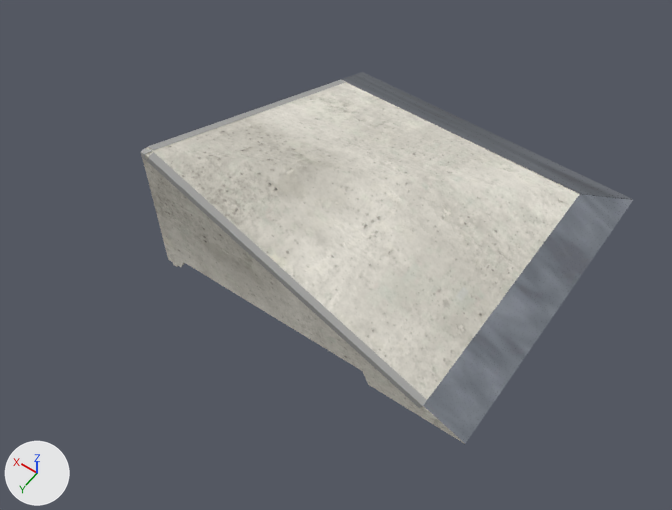
What one commit did to the glTF model public/katalog/modelle/hip-75.gltf.
Both versions are drawn from a camera (50 mm lens) standing at (-1.41, 2.55, 3.5) and looking at (0.14, 0.38, 0.09). Every picture has the same lights, and +X, +Y and +Z are marked at lower left. The older version comes first. Vertices at exactly the same position are counted once.

Objects in the first picture: 'SK0849_HIP-75.001'.
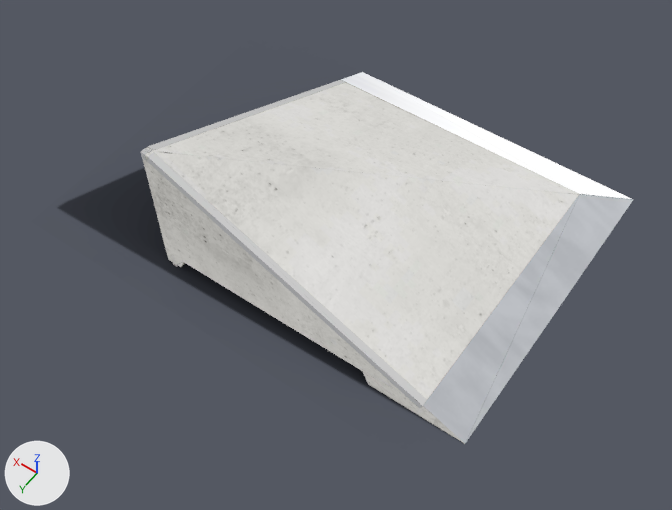
Patch to the scene script:
```diff
--- a/public/katalog/modelle/hip-75.gltf.py
+++ b/public/katalog/modelle/hip-75.gltf.py
@@ img_hip_75_licht @@
+img_hip_75_licht = load_image('hip-75_licht', 'texturen/hip-75_licht.jpg', 2048, 2048, 'sRGB')
@@ img_hip_75_schatten @@
+img_hip_75_schatten = load_image('hip-75_schatten', 'texturen/hip-75_schatten.png', 393, 311, 'sRGB')
@@ mat_kantenwinkel_web_009 @@
+mat_kantenwinkel_web_009 = bpy.data.materials.new('Kantenwinkel_web.009')
+# uses the picture img_hip_75_licht
@@ mat_stahl_web_021 @@
+mat_stahl_web_021 = bpy.data.materials.new('Stahl_web.021')
+# uses the picture img_hip_75_licht
@@ mat_beton_web_030 @@
+mat_beton_web_030 = bpy.data.materials.new('Beton_web.030')
+# uses the picture img_hip_75_licht
@@ mat_schatten_028 @@
+mat_schatten_028 = bpy.data.materials.new('Schatten.028')
+# uses the picture img_hip_75_schatten
@@ me_sk0849_hip_75_001 @@
 me_sk0849_hip_75_001.from_pydata(...)  # 103 vertices, 139 faces; spans x -0.82..0.82, y -0.82..0.82, z 0.0..0.73
 # used by ob_sk0849_hip_75_001; location = (0.0, 0.0, 0.0)
+# me_sk0849_hip_75_001 part 1: 111 faces spanning x -0.82..0.82, y -0.82..0.82, z 0.0..0.73 switch from mat_beton_web_062 to mat_beton_web_030
+# me_sk0849_hip_75_001 part 2: 12 faces spanning x -0.82..0.82, y -0.82..0.82, z 0.0..0.1 switch from mat_stahl_web_050 to mat_stahl_web_021
+# me_sk0849_hip_75_001 part 3: 16 faces spanning x -0.61..0.82, y -0.61..0.82, z 0.07..0.73 switch from mat_kantenwinkel_web_037 to mat_kantenwinkel_web_009
@@ me_schatten @@
+me_schatten.from_pydata(...)  # 4 vertices, 2 faces; spans x -0.85..1.52, y -0.85..1.03, z 0.0
+me_schatten.materials.append(mat_schatten_028)
@@ ob_schatten @@
+ob_schatten = bpy.data.objects.new('Schatten', me_schatten)
+ob_schatten.location = (0.0, 0.0, 0.0)
```

What differs and where, as boxes (x1, y1, x2, y2) in the pictures (672 x 510 px):
'Schatten', added
    after: (59, 168, 463, 443)
part 1 of me_sk0849_hip_75_001, recoloured
    both: (142, 80, 580, 444)
part 2 of me_sk0849_hip_75_001, recoloured (lighter)
    both: (341, 72, 633, 443)
part 3 of me_sk0849_hip_75_001, recoloured
    both: (141, 80, 427, 408)
